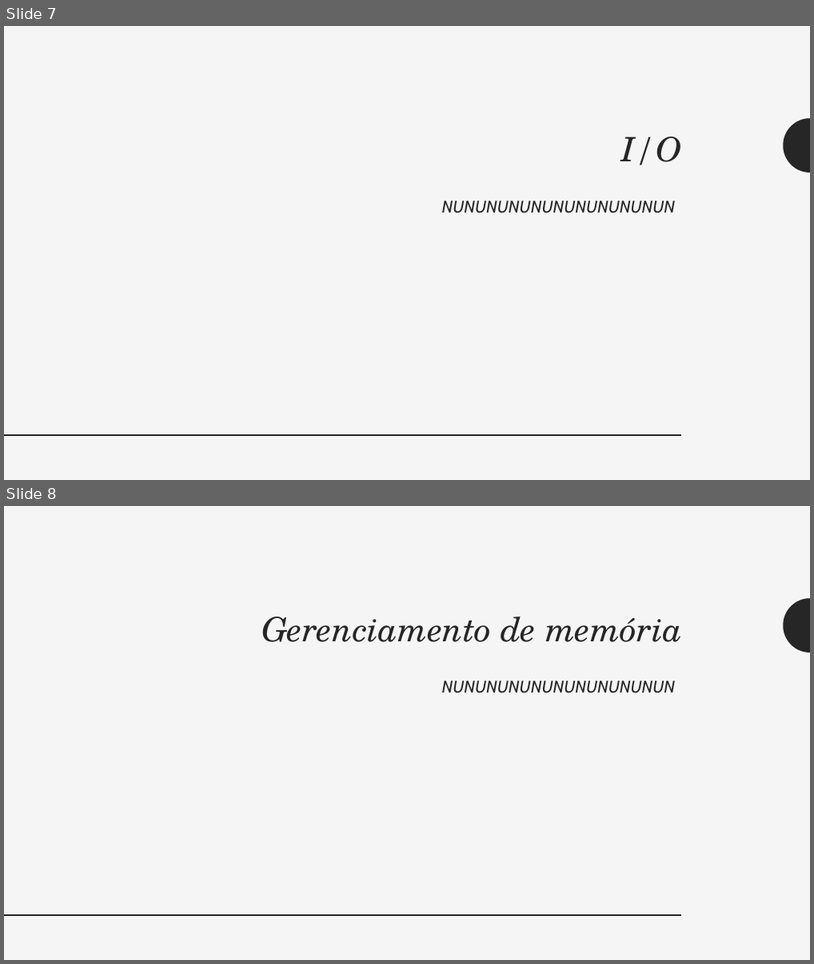
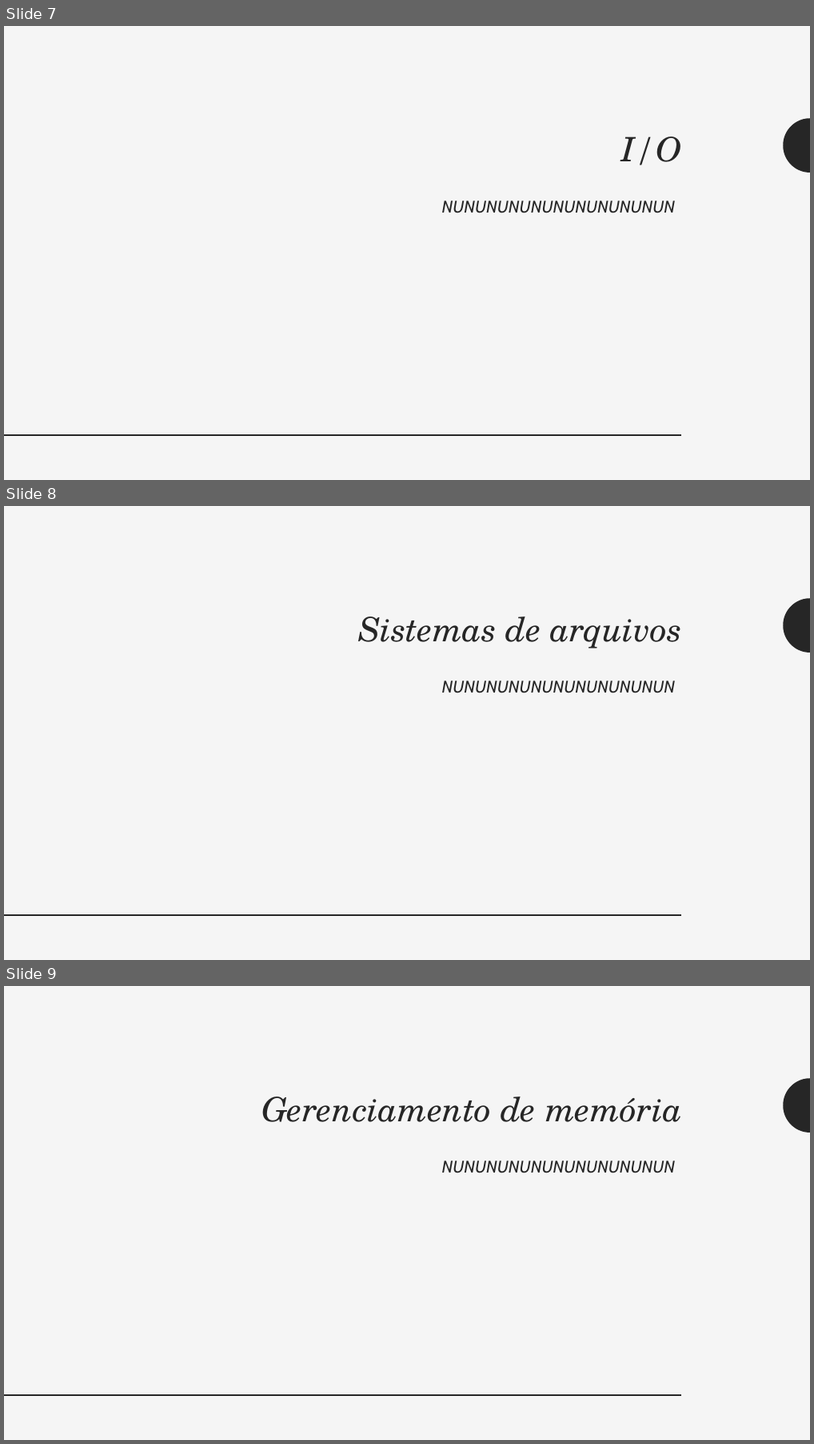
Before and after one commit to feevars/fatec4SEM, a slide deck: 3SEM/ISO100 - Sistemas Operacionais I/Trabalho/SISTEMAS OPERACIONAIS I - LINUX.pptx. Shown one above the other, each under a label of ours: slides 7 and 8 before the commit, slides 7, 8 and 9 after it. The pictures are 814x964 and 814x1444 pixels, drawn with LibreOffice and Linux fonts; fonts in the diff are those of the drawing. Boxes give left, top, right and bottom in pixels: in the first picture for what was removed or moved away, otherwise in the second. Text is boxed around its words. In the diff, an @@ line names an element or a change of style, - is before the commit and + after.

```diff
--- a/3SEM/ISO100 - Sistemas Operacionais I/Trabalho/SISTEMAS OPERACIONAIS I - LINUX.pptx
+++ b/3SEM/ISO100 - Sistemas Operacionais I/Trabalho/SISTEMAS OPERACIONAIS I - LINUX.pptx
@@ slide 8 added at <box>4,506,810,960</box>, background #F5F5F5; not listed: 2 template elements that a slide beside it also shows @@
@@ text added at <box>358,616,682,648</box>, 40 pt, text #262626, italic @@
+Sistemas de arquivos
@@ title added at <box>442,680,675,693</box>, 20 pt, text #262626, italic @@
+NUNUNUNUNUNUNUNUNUNUN
@@ what was slide 8 is now slide 9 @@
```
Also in this commit, not shown: 1 slide changed, 1 other slide added, 1 slide removed.
